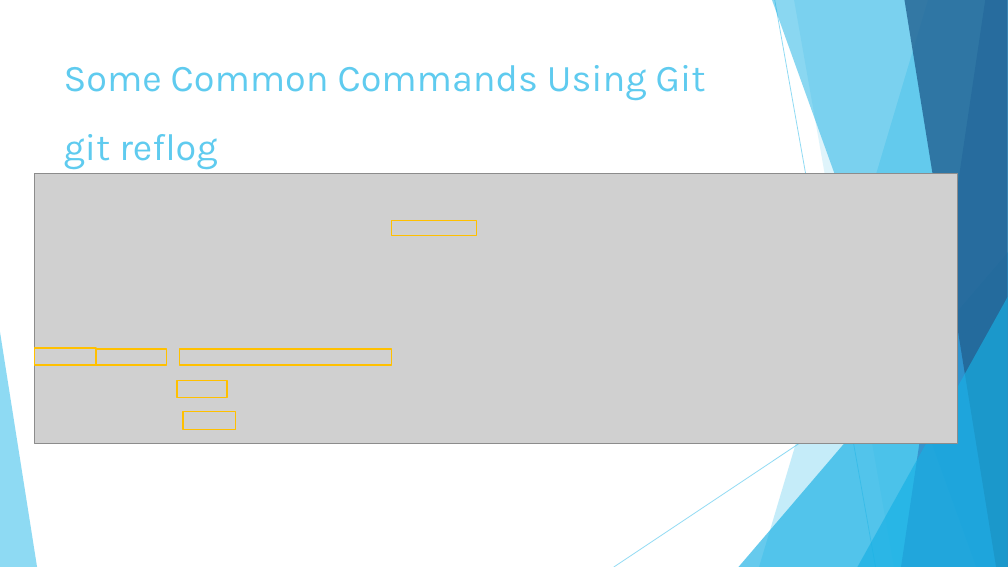
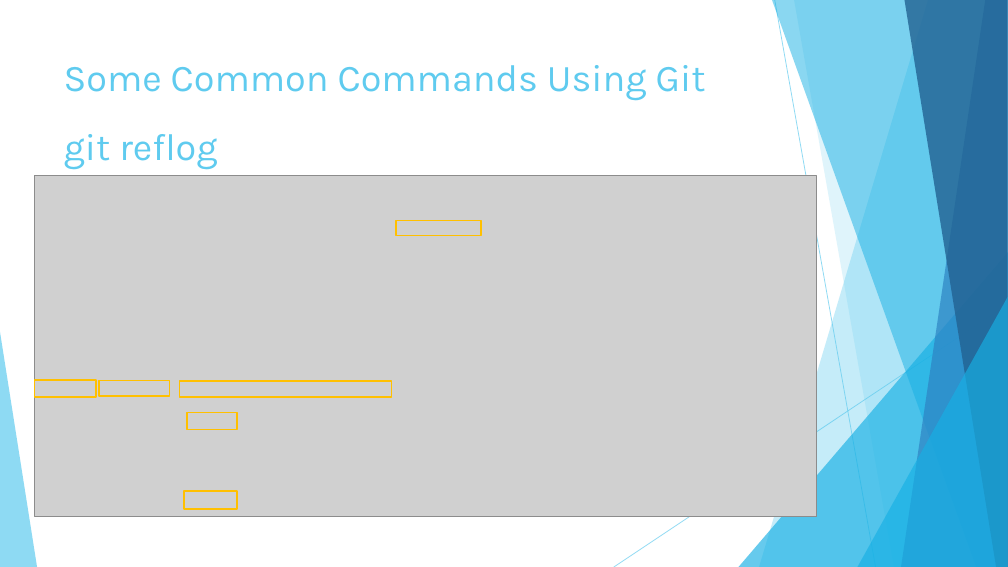
Before and after one commit to elishevastrauss1/VersionControl, a slide deck: slide 16 of Version Control Presentation.pptx. Drawn at 1008x567 pixels with LibreOffice and Linux fonts; fonts in the diff are those of the drawing; grey boxes stand for pictures. Boxes give left, top, right and bottom in pixels: in the first picture for what was removed or moved away, otherwise in the second. Text is boxed around its words. In the diff, an @@ line names an element or a change of style, - is before the commit and + after.

```diff
--- a/Version Control Presentation.pptx
+++ b/Version Control Presentation.pptx
@@ picture: place and size @@
-picture at [34,174,957,444]
+picture at [34,175,816,516]
@@ rectangle: place and size @@
-rectangle at [392,220,477,235]
+rectangle at [396,220,482,235]
@@ rectangle: place and size @@
-rectangle at [34,348,95,365]
+rectangle at [34,380,95,397]
@@ rectangle: place and size @@
-rectangle at [96,349,166,365]
+rectangle at [99,380,169,396]
@@ rectangle: place and size @@
-rectangle at [180,349,392,365]
+rectangle at [180,381,392,397]
@@ rectangle: place and size @@
-rectangle at [177,380,227,397]
+rectangle at [188,413,237,430]
@@ rectangle: place and size @@
-rectangle at [183,411,236,430]
+rectangle at [184,492,237,510]
```
Also in this commit, not shown: 2 other slides changed, 3 slides added.
